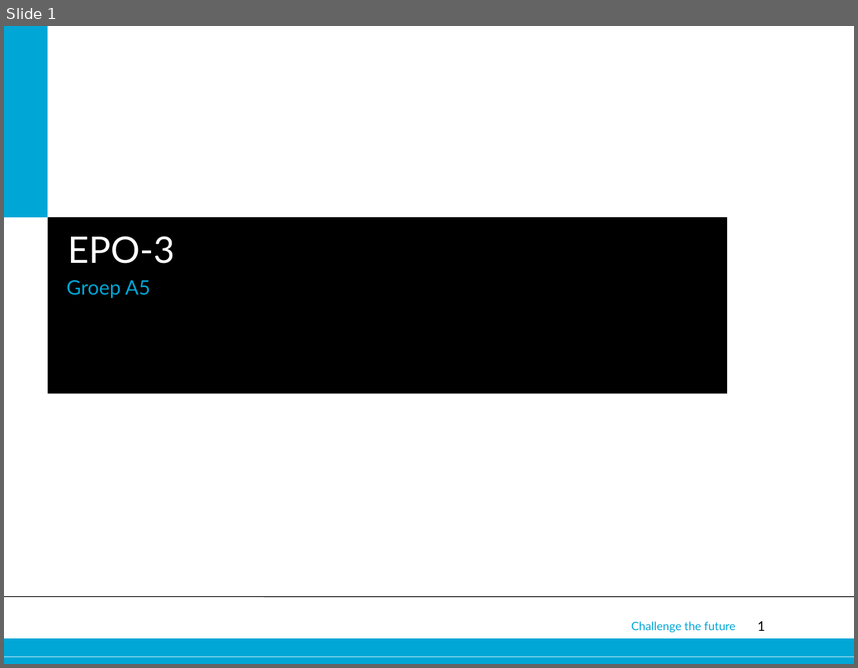
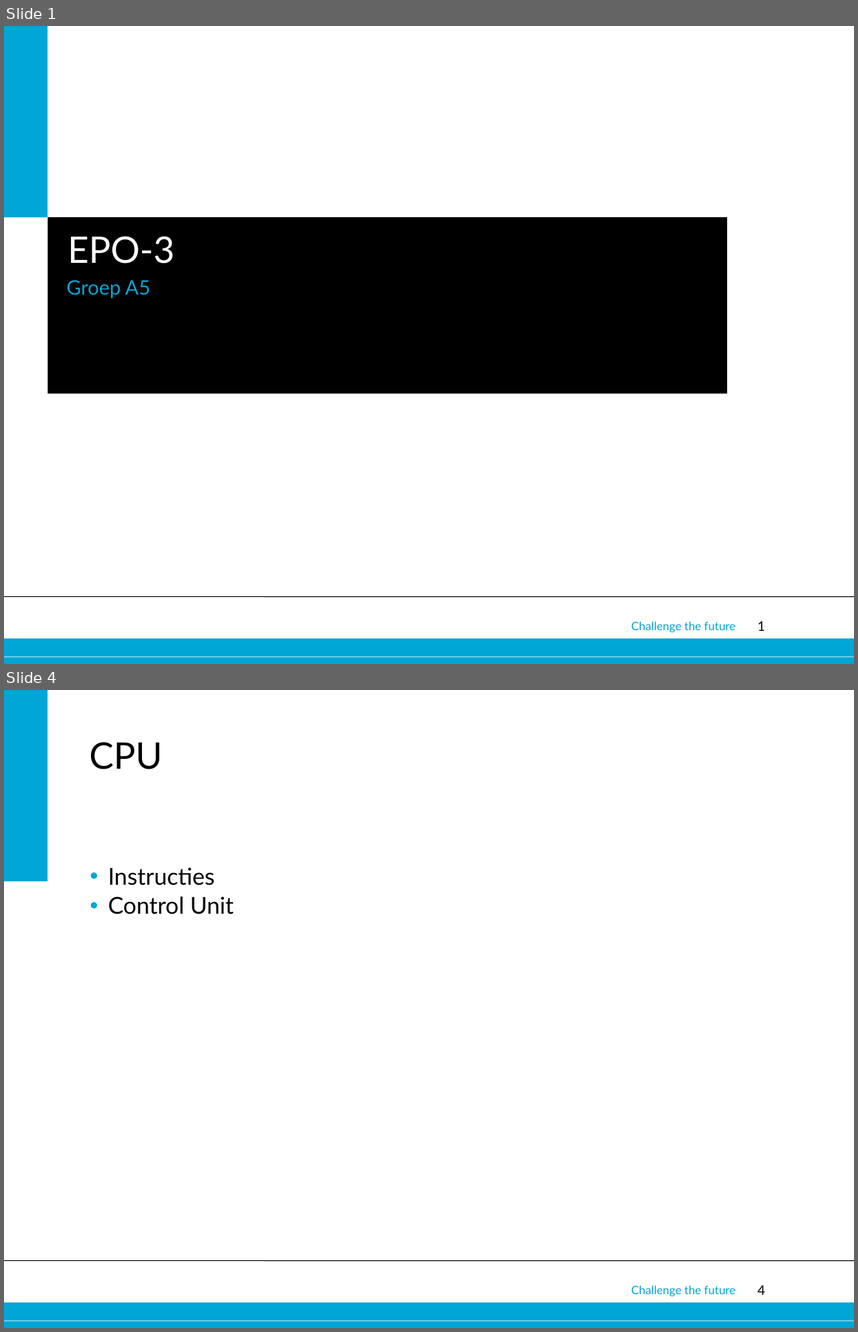
Before and after one commit to 0v3rf10w/epo3a5, a slide deck: Eindpresentatie.pptx. Shown one above the other, each under a label of ours: slide 1 before the commit, slides 1 and 4 after it; the slides between them are not shown. The pictures are 858x668 and 858x1332 pixels, drawn with LibreOffice and Linux fonts; fonts in the diff are those of the drawing; background and template pictures are left out. Boxes give left, top, right and bottom in pixels: in the first picture for what was removed or moved away, otherwise in the second. Text is boxed around its words. In the diff, an @@ line names an element or a change of style, - is before the commit and + after.

```diff
--- a/Eindpresentatie.pptx
+++ b/Eindpresentatie.pptx
@@ slide 4 added at [4,690,854,1328], background #FFFFFF; not listed: 5 template elements that a slide beside it also shows @@
@@ rectangle added at [4,690,47,881], fill #00A6D6 @@
@@ title added at [90,742,163,769], 44 pt, text #000000 @@
+CPU
@@ text added at [108,867,234,914], 28 pt, text #000000 @@
+• Instructies
+• Control Unit
```
Also in this commit, not shown: 1 slide changed, 1 other slide added, 5 slides removed.
